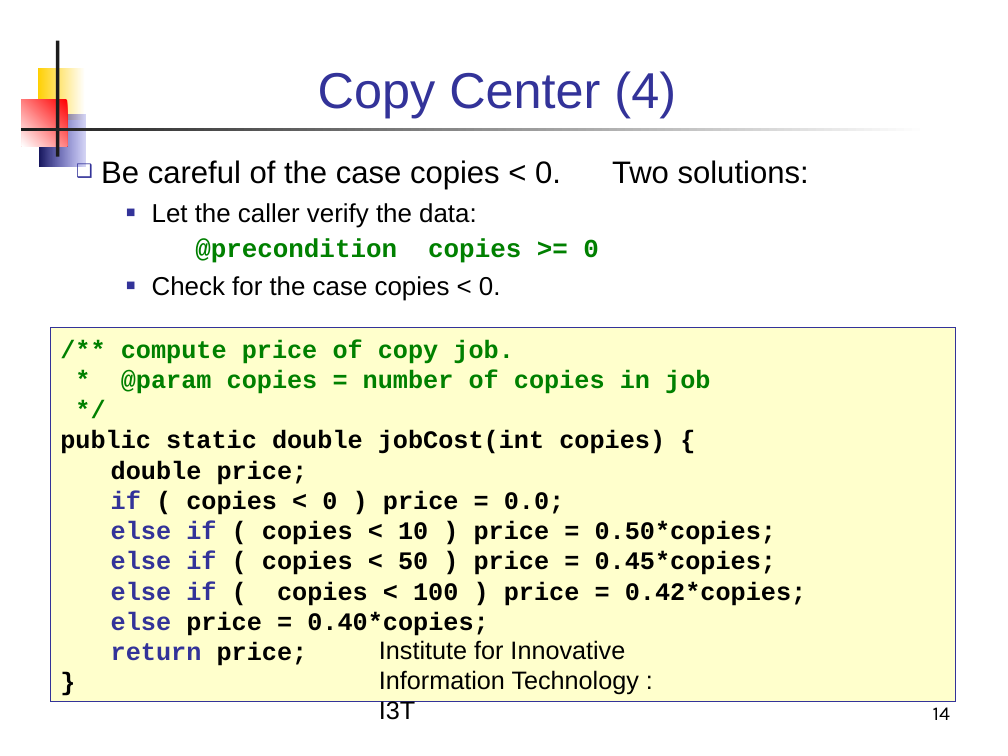
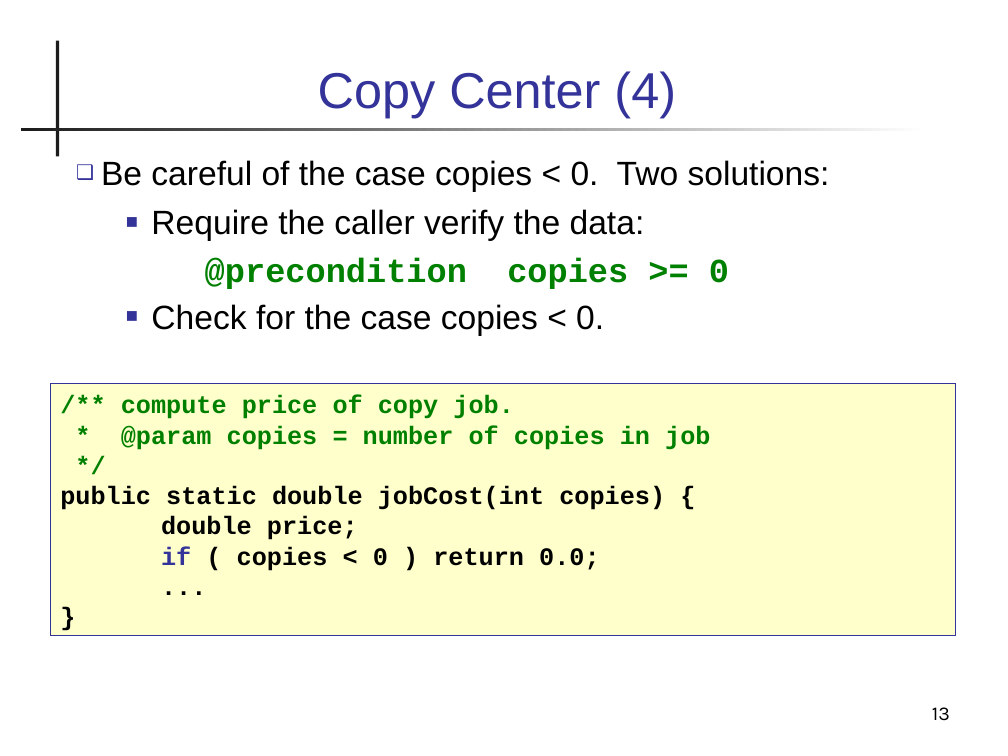
Before and after one commit to skeoop/skeoop.github.io, a slide deck: slide 13 of java-basics/10-Conditional2.ppt (slide 14 before the commit). Drawn at 1008x756 pixels with LibreOffice and Linux fonts; fonts in the diff are those of the drawing. Boxes give left, top, right and bottom in pixels: in the first picture for what was removed or moved away, otherwise in the second. Text is boxed around its words. In the diff, an @@ line names an element or a change of style, - is before the commit and + after.

```diff
--- a/java-basics/10-Conditional2.ppt
+++ b/java-basics/10-Conditional2.ppt
@@ rectangle removed at [37,68,85,120] @@
@@ rectangle removed at [22,100,68,146] @@
@@ rectangle removed at [39,115,85,167] @@
@@ text at [101,160,830,336]: size 22.2 to 24 pt in "Be careful of the case copies < ..."; size 18.5 to 24 pt in "@precondition copies >= 0", "Check for the case copies < 0."; line spacing 0.9 to 1 @@
@@ text at [151,209,645,241]: text changed; size 18.5 to 24 pt @@
-  ■ Let the caller verify the data:
+  ■ Require the caller verify the data:
@@ rectangle "/** compute price of copy ...": place and size @@
-rectangle "/** compute price of copy ..." at [50,328,956,701]
+rectangle "/** compute price of copy ..." at [50,384,956,636]
@@ text in rectangle at [161,546,599,571]: text changed @@
-if ( copies < 0 ) price = 0.0;
-else if ( copies < 10 ) price = 0.50*copies;
-else if ( copies < 50 ) price = 0.45*copies;
-else if ( copies < 100 ) price = 0.42*copies;
-else price = 0.40*copies;
-return price;
+if ( copies < 0 ) return 0.0;
+...
@@ text removed at [379,640,639,720] @@
-Institute for Innovative Information Technology : I3T
@@ page number at [932,707,950,721]: text changed @@
-14
+13
```
Also in this commit, not shown: 21 other slides changed, 3 slides added, 8 slides removed, 14 other files.
